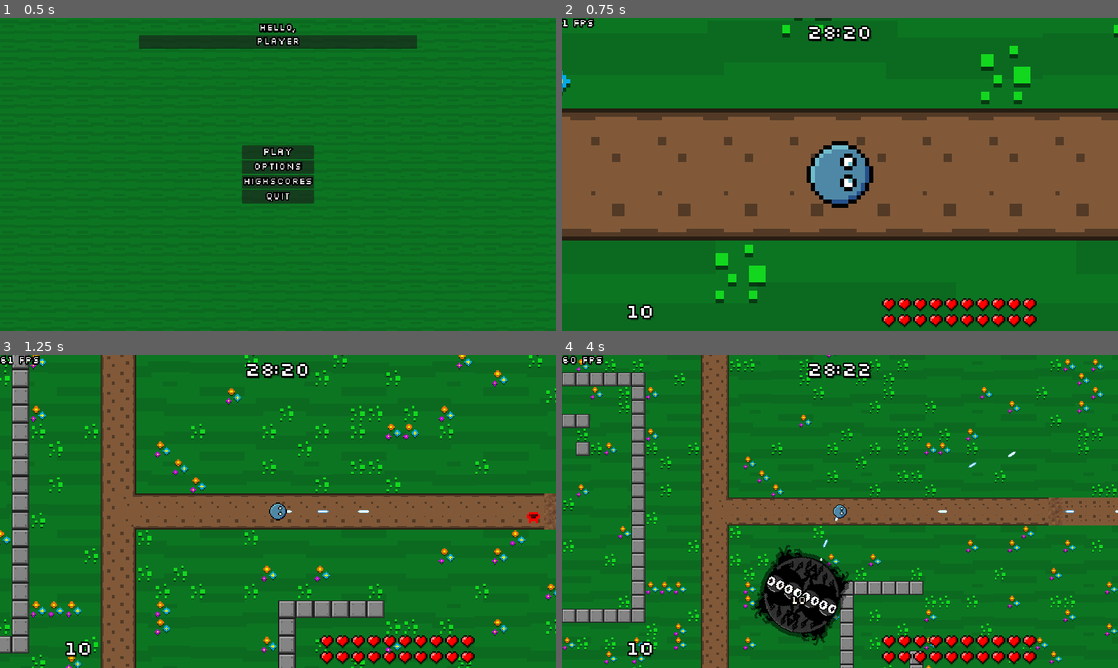
Above: before the commit, frames 1-4 (two rows, left to right).
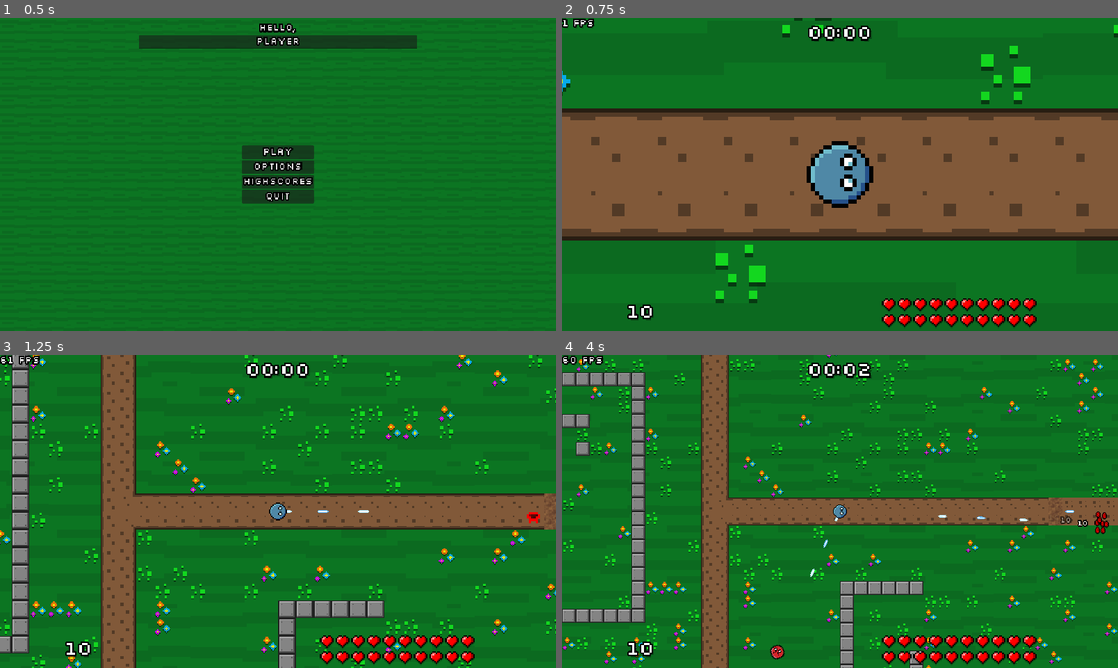
Above: after the commit, the same moments.

Repository: veprogames/top-down-incremental
Game: Godot game, scene res://main_menu/main_menu.tscn
Same seed, same stepped clock (60 frames per second), same inputs: the game is played once before the commit and once after it.
Inputs (mouse positions are in pixels of both pictures, inside the frame that each line leads up to):
- Up to frame 1 (0.5 s): no input
- Up to frame 2 (0.75 s): click "Play" at 0.5 s
- Up to frame 3 (1.25 s): no input
- Up to frame 4 (4 s): move the mouse to (867, 511) at 1.27 s; move the mouse to (812, 511) at 2.02 s; hold Escape (game_back) 2.03-2.75 s; click "Continue" at 2.75 s; move the mouse to (851, 505) at 3.52 s

Frame 1 is identical in both runs. In frame 2, 0.1% of the frame differs, in the area x 44-53%, y 2-8%; in frame 3, 0.1%; in frame 4, 4.0%, in the area x 33-100%, y 2-98%.

Commit message:
actually save sensitivity

Diff:
--- a/global/game_settings.gd
+++ b/global/game_settings.gd
@@ -11,7 +11,7 @@
 ## 0 = low, 1 = high
 var physics_mode: int : set = set_physics_mode
 
-var sensitivity: float = 0.5
+var sensitivity: float = 0.5 : set = set_sensitivity
 
 func _init() -> void:
 	config.load(CONFIG_PATH)
--- a/level/level.gd
+++ b/level/level.gd
@@ -1,7 +1,7 @@
 class_name Level
 extends Node2D
 
-var time: float = 1700.0
+var time: float = 0.0
 
 var game_over: bool = false
 
